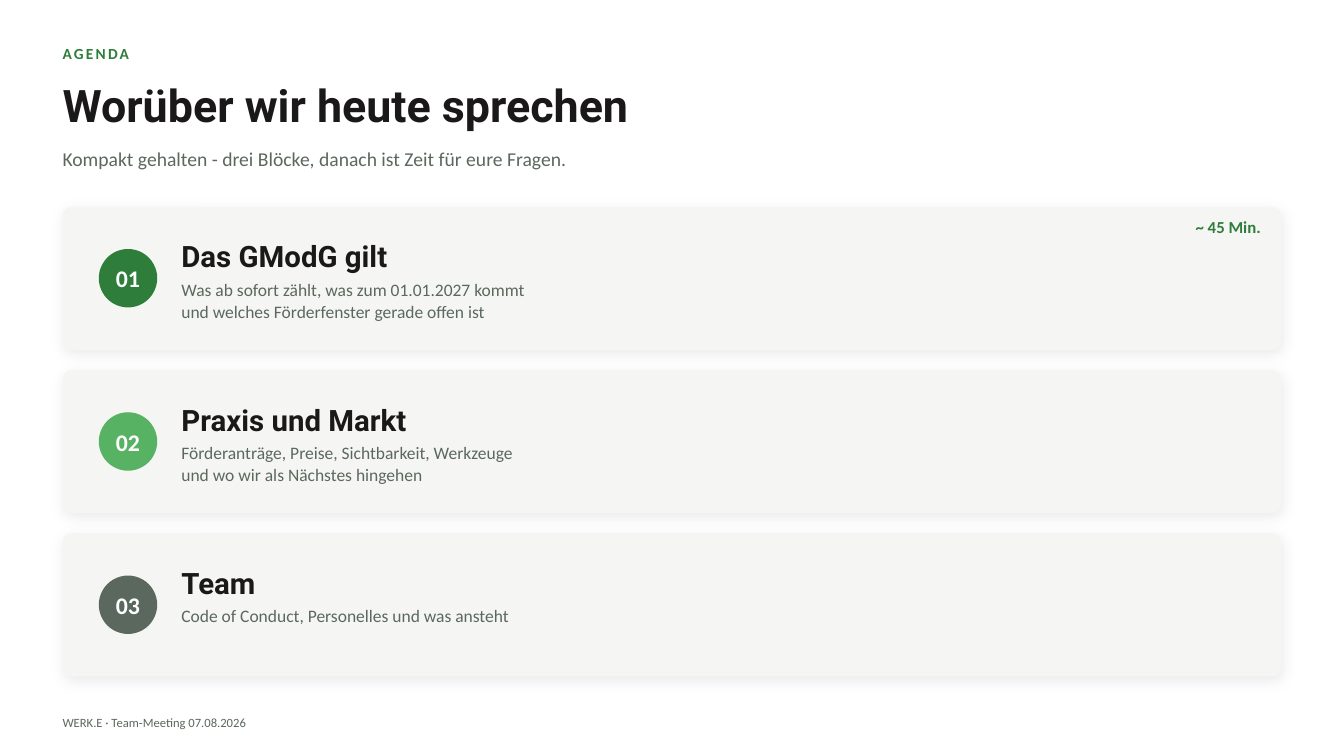
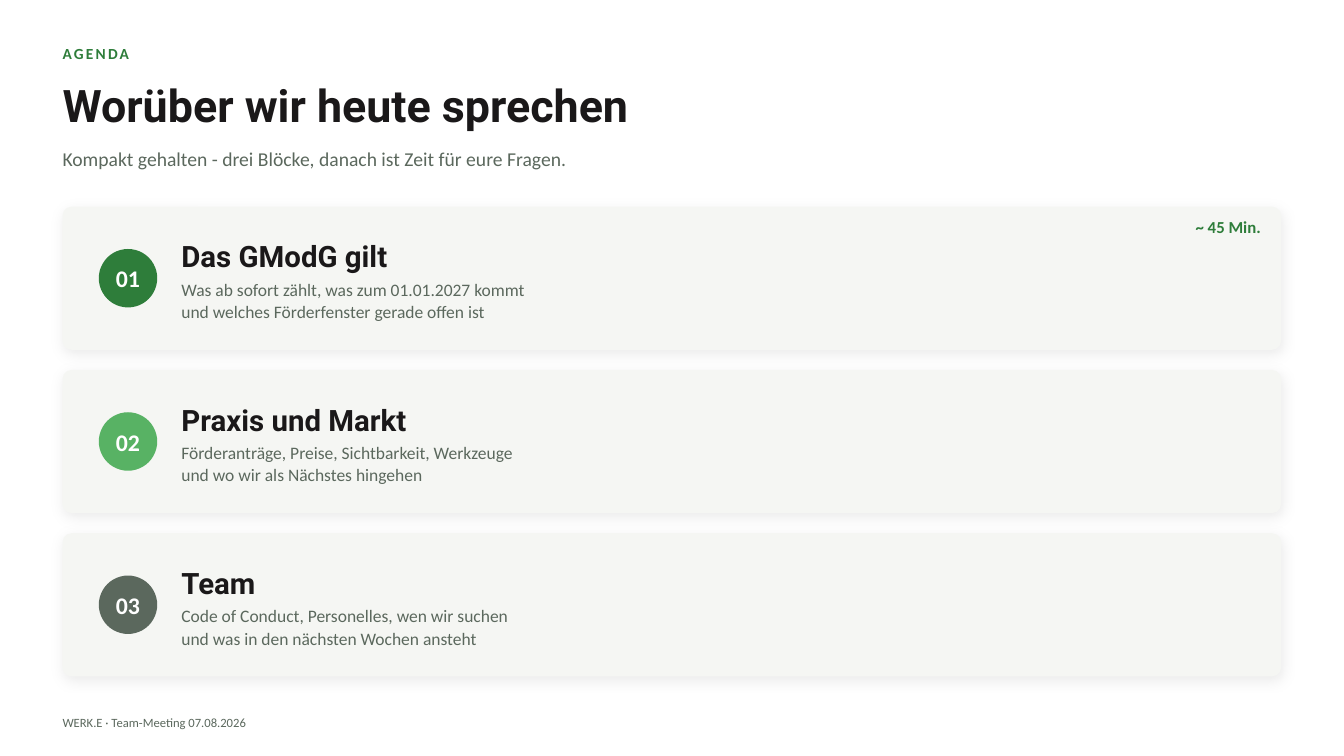
Before and after one commit to p4prg96r2f-prog/Alles, a slide deck: slide 2 of WERKE_Teammeeting_2026-08-07.pptx. Drawn at 1344x756 pixels with LibreOffice and Linux fonts; fonts in the diff are those of the drawing. Boxes give left, top, right and bottom in pixels: in the first picture for what was removed or moved away, otherwise in the second. Text is boxed around its words. In the diff, an @@ line names an element or a change of style, - is before the commit and + after.

```diff
--- a/WERKE_Teammeeting_2026-08-07.pptx
+++ b/WERKE_Teammeeting_2026-08-07.pptx
@@ text at (181,610,507,645): text changed @@
-Code of Conduct, Personelles und was ansteht
+Code of Conduct, Personelles, wen wir suchen
+und was in den nächsten Wochen ansteht
```
Also in this commit, not shown: 1 other slide changed, 1 slide added, 1 other file.
